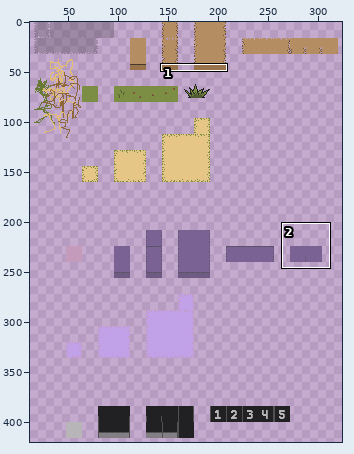
A sprite sheet gets an edit: Assets/Environment/new_tiles.png. The first picture is a wide view before the edit; the outline marks the close-up.
Close-up. Before:
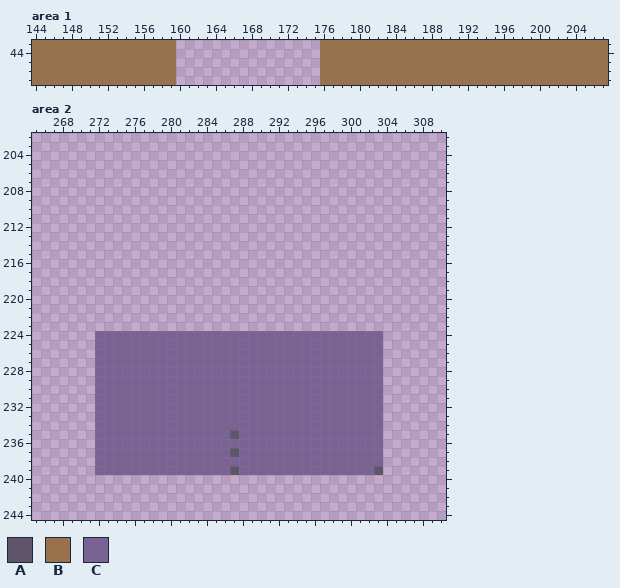
The file is 400x560 pixels. Shown: area 1: x 144..207, y 43..47; area 2: x 265..310, y 202..244. The wide view leaves out empty margins. The commit also changed other parts of the picture, which this record leaves out.
Palette (. is transparent): A #5f556a  B #98724a  C #7b6295
And afterwards:
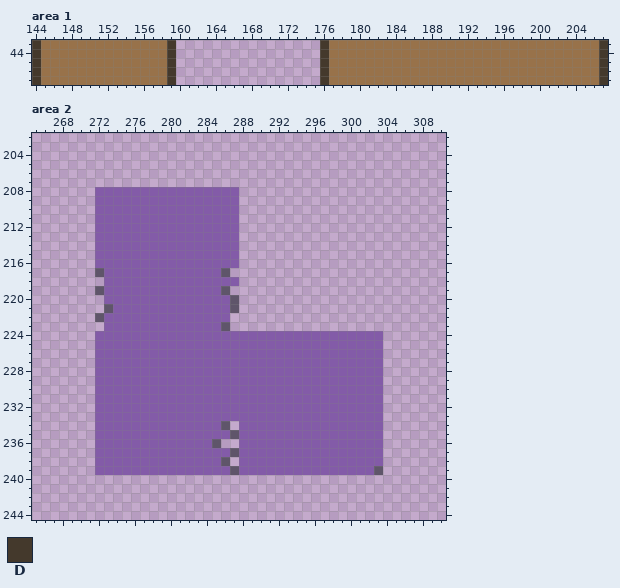
Colours new in this view: D #44392c
The exact change:
@@ palette @@
-C #7b6295
+C #835ba8
--- area 1
@@ x 144..207 @@
-43 BBBBBBBBBBBBBBBB................BBBBBBBBBBBBBBBBBBBBBBBBBBBBBBBB
-44 BBBBBBBBBBBBBBBB................BBBBBBBBBBBBBBBBBBBBBBBBBBBBBBBB
-45 BBBBBBBBBBBBBBBB................BBBBBBBBBBBBBBBBBBBBBBBBBBBBBBBB
-46 BBBBBBBBBBBBBBBB................BBBBBBBBBBBBBBBBBBBBBBBBBBBBBBBB
-47 BBBBBBBBBBBBBBBB................BBBBBBBBBBBBBBBBBBBBBBBBBBBBBBBB
+43 DBBBBBBBBBBBBBBD................DBBBBBBBBBBBBBBBBBBBBBBBBBBBBBBD
+44 DBBBBBBBBBBBBBBD................DBBBBBBBBBBBBBBBBBBBBBBBBBBBBBBD
+45 DBBBBBBBBBBBBBBD................DBBBBBBBBBBBBBBBBBBBBBBBBBBBBBBD
+46 DBBBBBBBBBBBBBBD................DBBBBBBBBBBBBBBBBBBBBBBBBBBBBBBD
+47 DBBBBBBBBBBBBBBD................DBBBBBBBBBBBBBBBBBBBBBBBBBBBBBBD
--- area 2
@@ x 270..289 @@
 207 ....................
-208 ....................
-209 ....................
-210 ....................
-211 ....................
-212 ....................
-213 ....................
-214 ....................
-215 ....................
-216 ....................
-217 ....................
-218 ....................
-219 ....................
-220 ....................
-221 ....................
-222 ....................
-223 ....................
+208 ..CCCCCCCCCCCCCCCC..
+209 ..CCCCCCCCCCCCCCCC..
+210 ..CCCCCCCCCCCCCCCC..
+211 ..CCCCCCCCCCCCCCCC..
+212 ..CCCCCCCCCCCCCCCC..
+213 ..CCCCCCCCCCCCCCCC..
+214 ..CCCCCCCCCCCCCCCC..
+215 ..CCCCCCCCCCCCCCCC..
+216 ..CCCCCCCCCCCCCCCC..
+217 ..ACCCCCCCCCCCCCA...
+218 ...CCCCCCCCCCCCCCC..
+219 ..ACCCCCCCCCCCCCA...
+220 ...CCCCCCCCCCCCCCA..
+221 ...ACCCCCCCCCCCCCA..
+222 ..ACCCCCCCCCCCCCC...
+223 ...CCCCCCCCCCCCCA...
 224 ..CCCCCCCCCCCCCCCCCC
@@ x 283..289 @@
 233 CCCCCCC
-234 CCCCCCC
+234 CCCA.CC
 235 CCCCACC
-236 CCCCCCC
+236 CCA..CC
 237 CCCCACC
-238 CCCCCCC
+238 CCCA.CC
 239 CCCCACC
